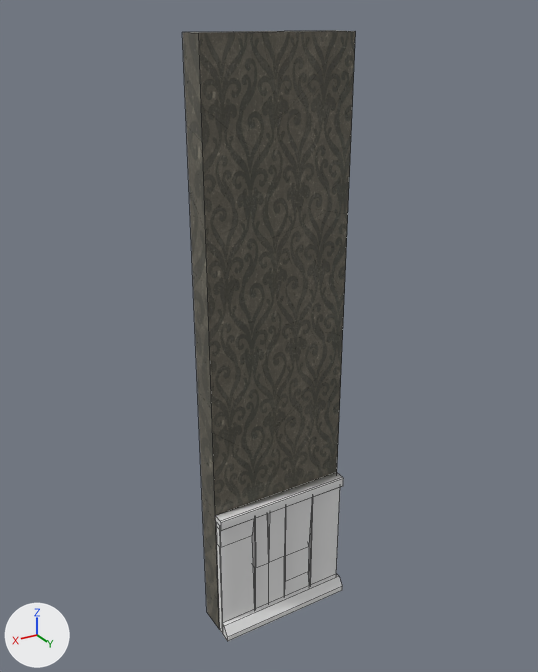
Before and after pictures for a commit that changed the FBX model Assets/_Project/Content/Art/3D/Mesh/SM_Wall_2m.013.fbx.
Rendered twice from a camera (50 mm lens) standing at (1.82, 3.73, 4.08) and looking at (-0.49, -0.12, 2.16). Lighting does not change. The marker at lower left points along +X, +Y and +Z. The picture after the commit comes second. Mesh edges are drawn as thin lines. Where no turn or scale is listed for an object, it has been applied to the vertices.

The first picture shows 'SM_Plinth_1m', 'SM_Wall_2m.013'.
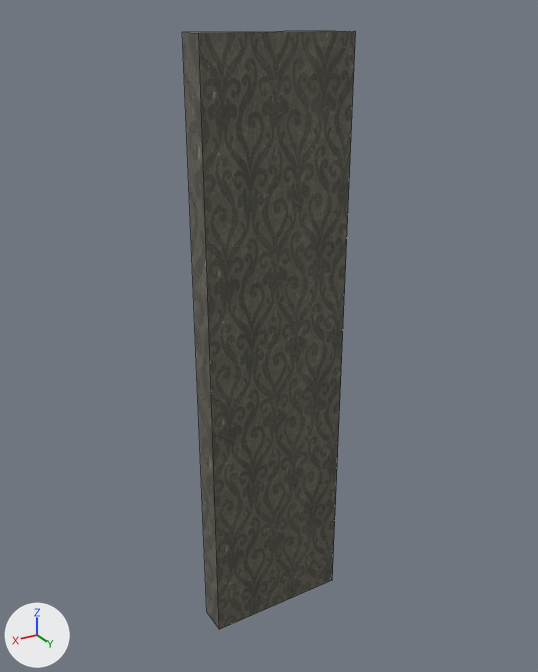
Changed parts and their boxes [x1, y1, x2, y2] in the pictures (538 x 672 px):
'SM_Plinth_1m', deleted: before [215, 473, 343, 641]

What changed in the scene script:
```text
Remove ob_sm_plinth_1m:
    ob_sm_plinth_1m = bpy.data.objects.new('SM_Plinth_1m', me_cube_158)
    ob_sm_plinth_1m.location = (-1.0, 0.0, 0.0)
```
